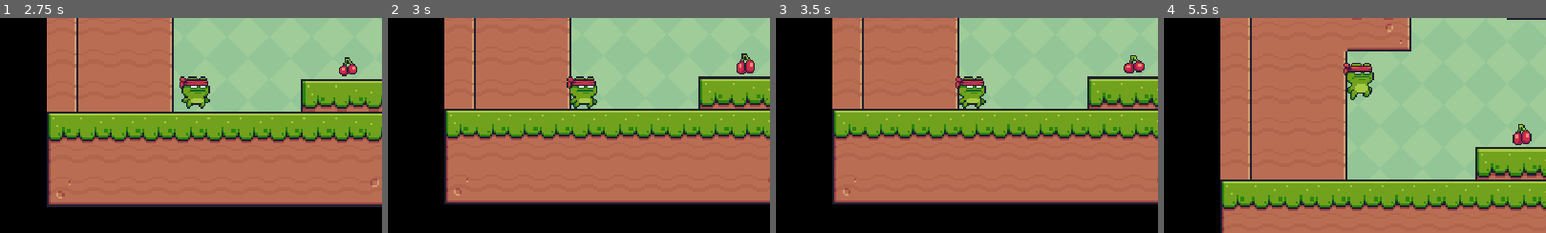
Above: before the commit, frames 1-4 (left to right).
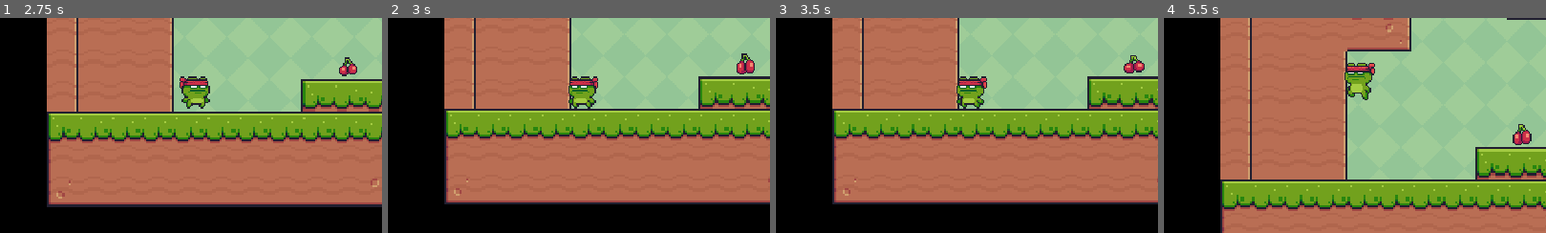
Above: after the commit, the same moments.

Repository: MichaelRMartinez/2d-platformer
Game: Godot game, scene res://scenes/levels/main_menu.tscn
Two runs of this game, one before a commit and one after it. Both use one fixed random seed, a clock stepped at 60 frames per second and the inputs below.
Inputs:
- Up to frame 1 (2.75 s): click "Level 1" at 0.5 s; hold D (right) from 1.28 s (still down); tap Space (jump) at 1.52, 2.27 s
- Up to frame 2 (3 s): release D (right) at 2.78 s; hold A (left) from 2.78 s (still down)
- Up to frame 3 (3.5 s): keep holding A (left)
- Up to frame 4 (5.5 s): release A (left) at 3.53 s; hold D (right) 3.53-5.03 s; tap Space (jump) at 3.77, 4.52, 5.27 s; hold A (left) from 5.03 s (still down)
The pictures show only the part of the screen within x 24-74%, y 33-83%; the shares and areas given below are measured in that part.

Frame 1 is identical in both runs. In frame 2, 0.5% of the frame differs, in the area x 46-55%, y 27-41%; in frame 3, 0.5%; in frame 4, 0.7%, in the area x 47-56%, y 20-39%.

Commit message:
Update the player sprite so that it faces the direction last pressed

Diff:
--- a/scripts/player.gd
+++ b/scripts/player.gd
@@ -39,5 +39,7 @@
 	move_and_slide()
 
 	# update sprite to face left if character is moving left
-	var isLeft = velocity.x < 0
-	sprite_2d.flip_h = isLeft
+	if Input.is_action_pressed("left"):
+		sprite_2d.flip_h = true
+	if Input.is_action_pressed("right"):
+		sprite_2d.flip_h = false
